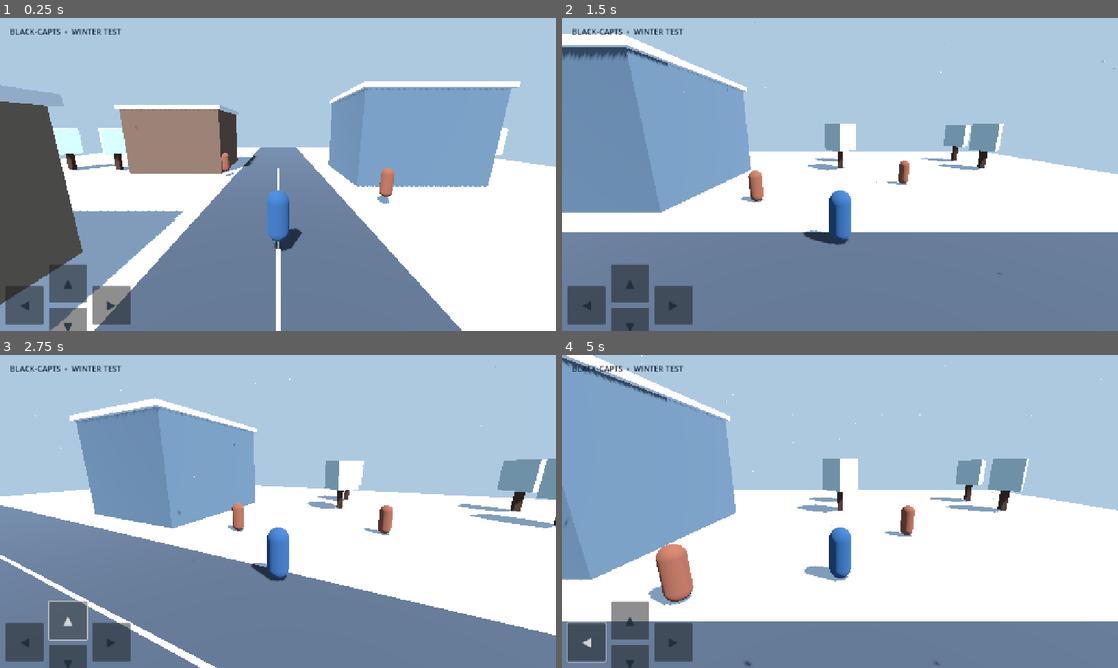
Above: before the commit, frames 1-4 (two rows, left to right).
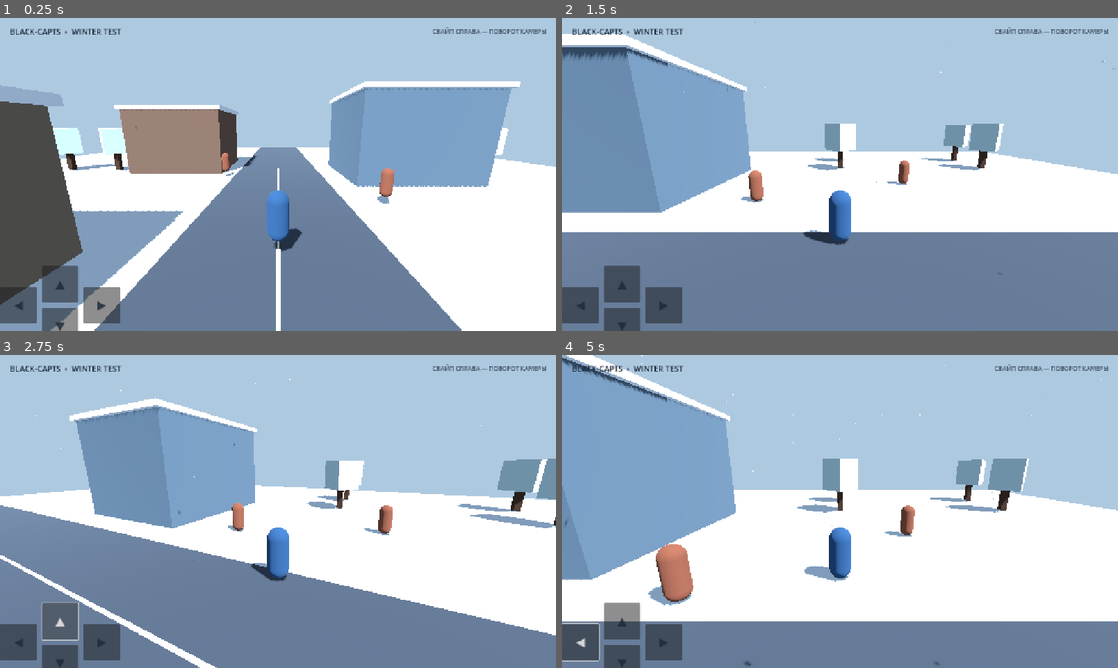
Above: after the commit, the same moments.

Repository: avioverse6-create/BLACK-CAPTS
Game: Godot game, scene res://scenes/main.tscn
The game is run twice, just before and just after one commit, with the same random seed, the same clock (stepped at 60 frames per second) and the same inputs.
Inputs (mouse positions are in pixels of both pictures, inside the frame that each line leads up to):
- Up to frame 1 (0.25 s): no input
- Up to frame 2 (1.5 s): move the mouse to (962, 158) at 0.52 s; hold Right (ui_right) 0.53-1.25 s; click (962, 158) at 0.67 s; drag from (728, 190) to (812, 237) at 1.27 s
- Up to frame 3 (2.75 s): click "▲" at 2 s
- Up to frame 4 (5 s): click "▼" at 2.75 s; click "◀" at 3.5 s; move the mouse to (895, 442) at 4.27 s; hold Right (ui_right) from 4.28 s (still down)

The runs differ from the first frame. In frame 1, 1.5% of the frame differs, in the area x 0-99%, y 2-100%; in frame 2, 1.6%; in frame 3, 1.6%; in frame 4, 1.7%.

Commit message:
Refine mobile touch HUD and add camera swipe hint

Diff:
--- a/scripts/main.gd
+++ b/scripts/main.gd
@@ -121,15 +121,27 @@
     label.add_theme_color_override("font_color", Color(0.08, 0.13, 0.19))
     layer.add_child(label)
 
-    _add_move_button(layer, "▲", "ui_up", Vector2(112, -154))
-    _add_move_button(layer, "▼", "ui_down", Vector2(112, -54))
-    _add_move_button(layer, "◀", "ui_left", Vector2(12, -104))
-    _add_move_button(layer, "▶", "ui_right", Vector2(212, -104))
+    var camera_hint := Label.new()
+    camera_hint.text = "СВАЙП СПРАВА — ПОВОРОТ КАМЕРЫ"
+    camera_hint.anchor_left = 1.0
+    camera_hint.anchor_right = 1.0
+    camera_hint.offset_left = -360
+    camera_hint.offset_right = -22
+    camera_hint.offset_top = 20
+    camera_hint.add_theme_font_size_override("font_size", 14)
+    camera_hint.add_theme_color_override("font_color", Color(0.12, 0.18, 0.24, 0.85))
+    camera_hint.horizontal_alignment = HORIZONTAL_ALIGNMENT_RIGHT
+    layer.add_child(camera_hint)
+
+    _add_move_button(layer, "▲", "ui_up", Vector2(96, -150))
+    _add_move_button(layer, "▼", "ui_down", Vector2(96, -54))
+    _add_move_button(layer, "◀", "ui_left", Vector2(0, -102))
+    _add_move_button(layer, "▶", "ui_right", Vector2(192, -102))
 
 func _add_move_button(layer: CanvasLayer, caption: String, action: String, offset: Vector2) -> void:
     var button := Button.new()
     button.text = caption
-    button.custom_minimum_size = Vector2(88, 88)
+    button.custom_minimum_size = Vector2(84, 84)
     button.position = offset
     button.anchor_left = 0.0
     button.anchor_top = 1.0
